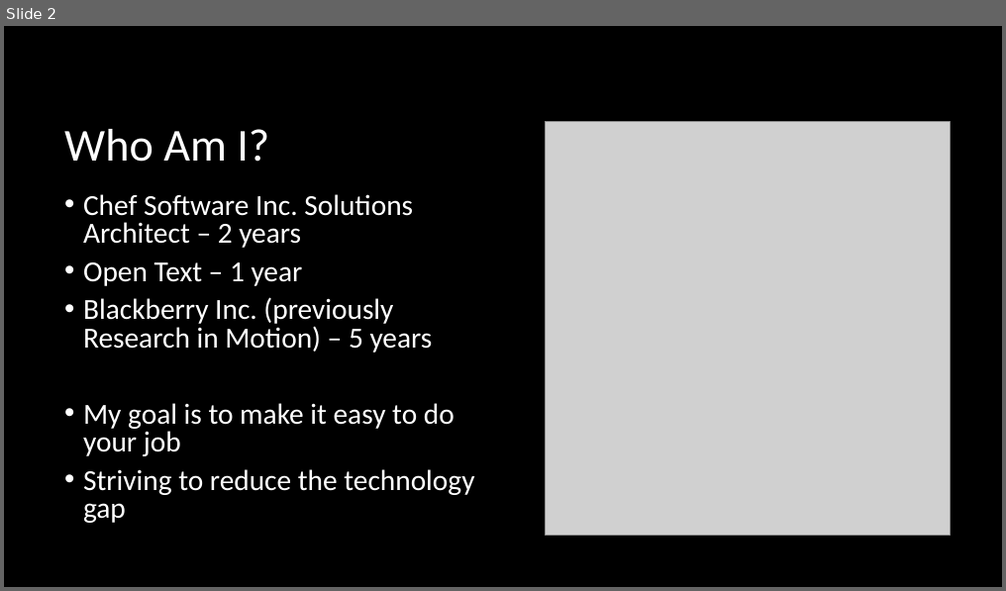
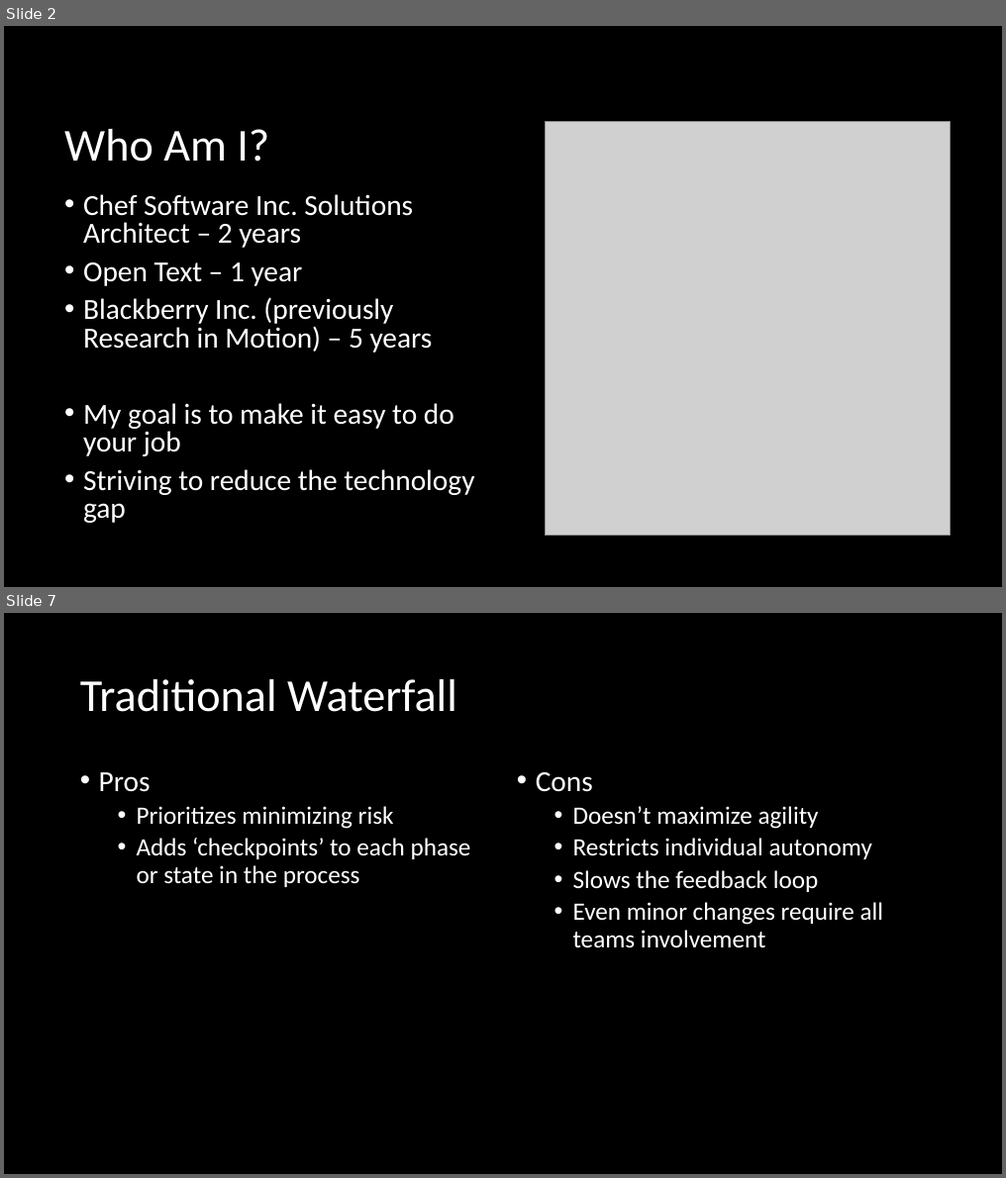
Before and after one commit to FraserPol/hashi-tech-excersise, a slide deck: Hashi-Demo-Preso.pptx. Shown one above the other, each under a label of ours: slide 2 before the commit, slides 2 and 7 after it; the slides between them are not shown. The pictures are 1006x591 and 1006x1178 pixels, drawn with LibreOffice and Linux fonts; fonts in the diff are those of the drawing; grey boxes stand for pictures. Boxes give left, top, right and bottom in pixels: in the first picture for what was removed or moved away, otherwise in the second. Text is boxed around its words. In the diff, an @@ line names an element or a change of style, - is before the commit and + after.

```diff
--- a/Hashi-Demo-Preso.pptx
+++ b/Hashi-Demo-Preso.pptx
@@ slide 7 added at (4, 613, 1002, 1174), background #000000 @@
@@ title added at (80, 679, 457, 712), 44 pt, text #FFFFFF @@
+Traditional Waterfall
@@ text added at (99, 772, 471, 887), 24 pt, text #FFFFFF @@
+• Pros
+  • Prioritizes minimizing risk
+  • Adds ‘checkpoints’ to each phase or state in the process
@@ text added at (536, 772, 884, 948), 24 pt, text #FFFFFF @@
+• Cons
+  • Doesn’t maximize agility
+  • Restricts individual autonomy
+  • Slows the feedback loop
+  • Even minor changes require all teams involvement
```
Also in this commit, not shown: 1 slide changed, 13 other slides added, 13 other files.
